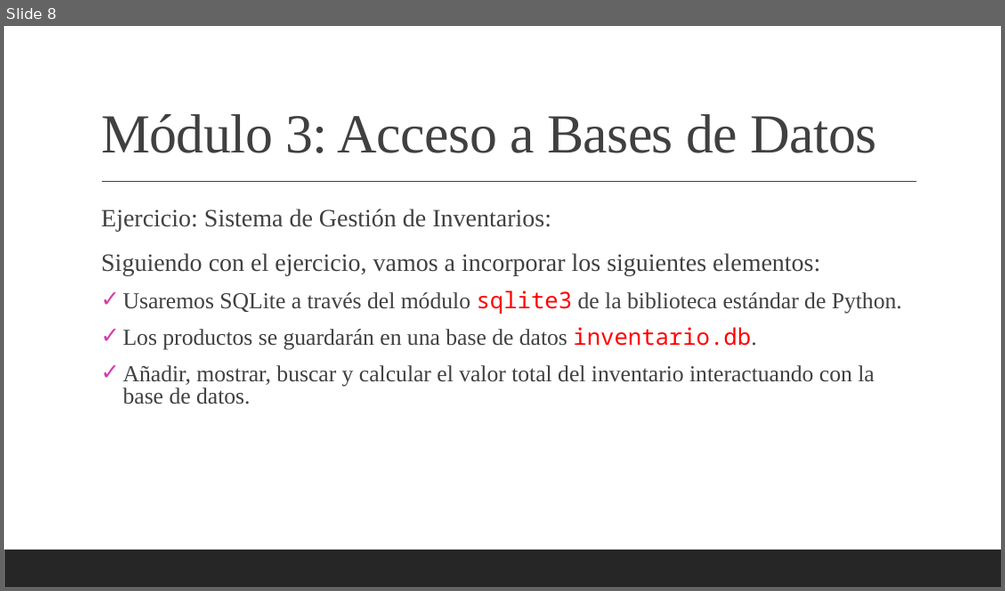
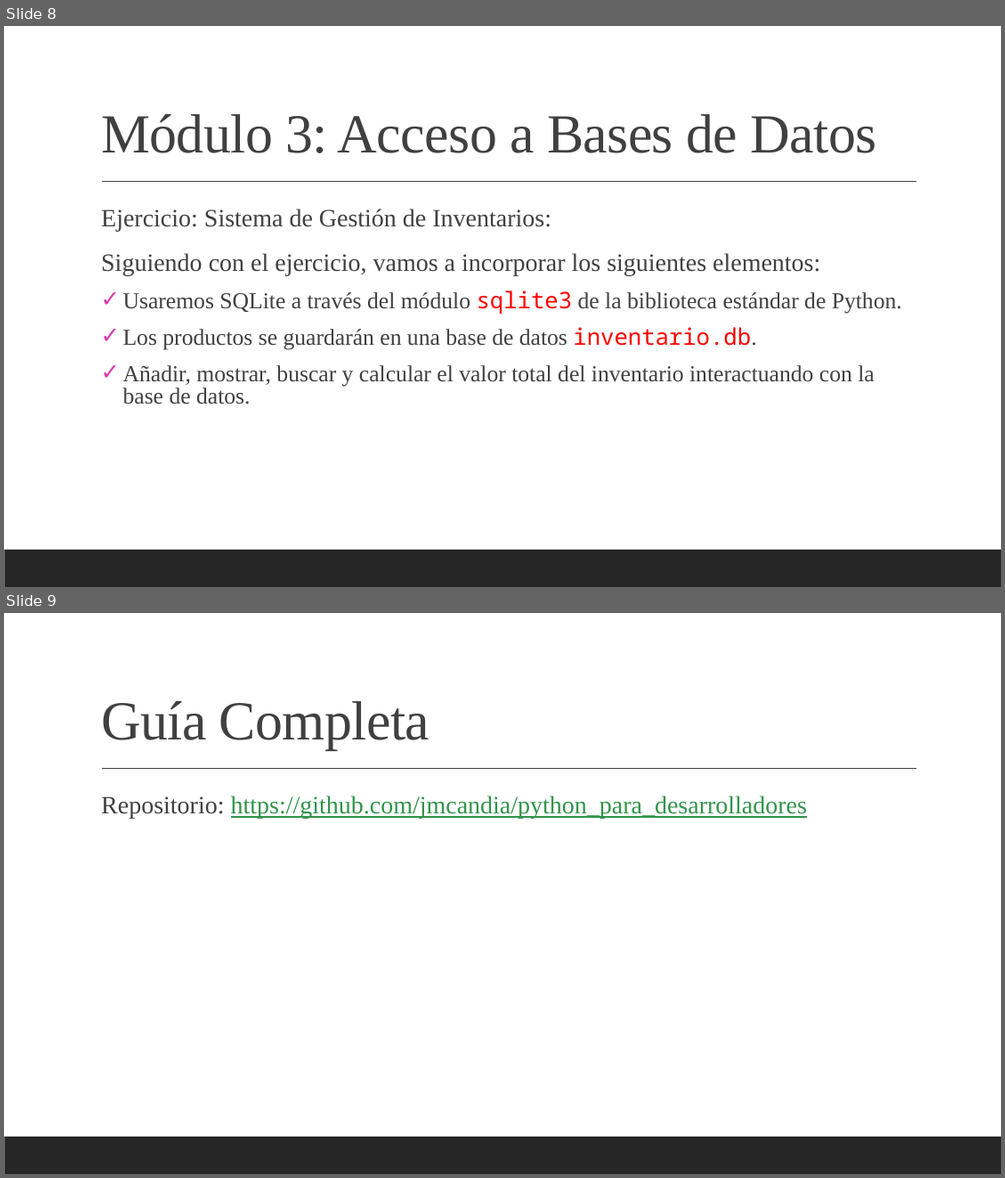
Before and after one commit to jmcandia/python_para_desarrolladores, a slide deck: python_para_desarrolladores.pptx. Shown one above the other, each under a label of ours: slide 8 before the commit, slides 8 and 9 after it. The pictures are 1005x591 and 1005x1178 pixels, drawn with LibreOffice and Linux fonts; fonts in the diff are those of the drawing. Boxes give left, top, right and bottom in pixels: in the first picture for what was removed or moved away, otherwise in the second. Text is boxed around its words. In the diff, an @@ line names an element or a change of style, - is before the commit and + after.

Commit message:
Se incorpora la url del repositorio en la presentación.

```diff
--- a/python_para_desarrolladores.pptx
+++ b/python_para_desarrolladores.pptx
@@ slide 9 added at box(4, 613, 1001, 1174), background #FFFFFF; not listed: 2 template elements that a slide beside it also shows @@
@@ title added at box(101, 701, 429, 749), 53 pt, text #404040 @@
+Guía Completa
@@ text added at box(101, 795, 807, 819), 24 pt, text #31944B, underline @@
+  Repositorio: https://github.com/jmcandia/python_para_desarrolladores
```
